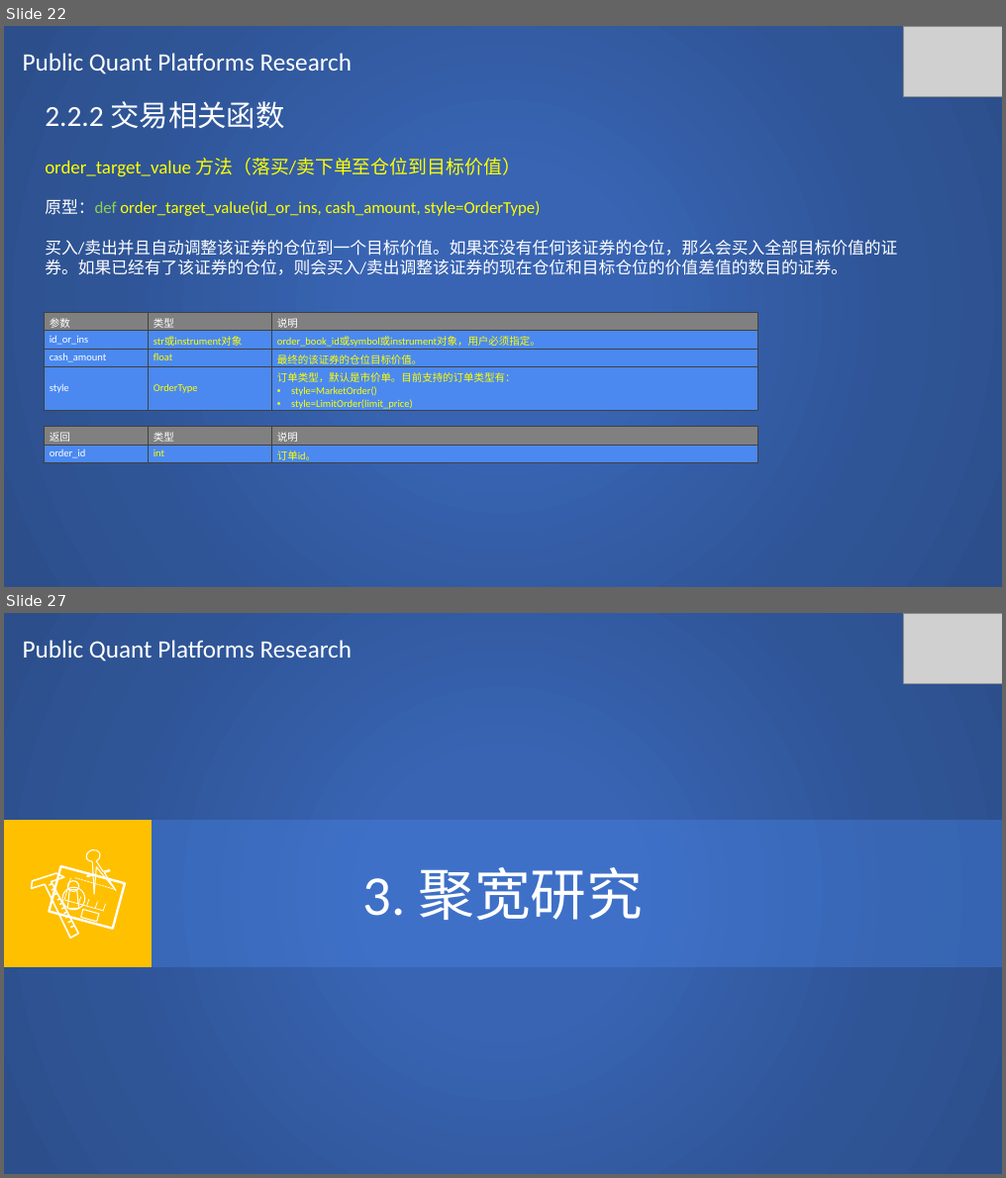
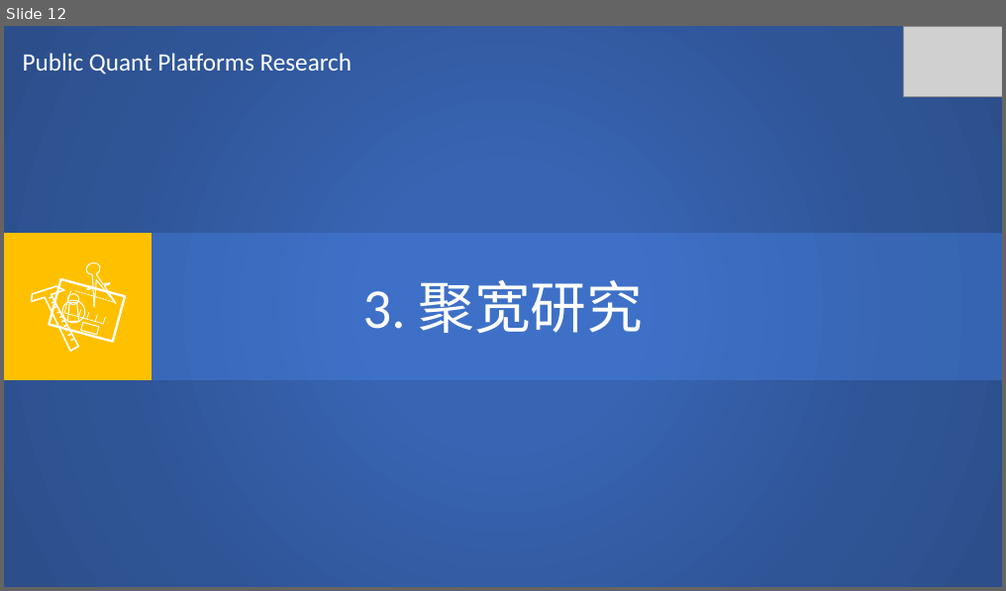
Before and after one commit to SCITLAS/Stellar, a slide deck: Stellar_0.1/documents/public_quant_platforms_research.pptx. Shown one above the other, each under a label of ours: slides 22 and 27 before the commit, slide 12 after it; the slides between them are not shown. The pictures are 1006x1178 and 1006x591 pixels, drawn with LibreOffice and Linux fonts; fonts in the diff are those of the drawing; grey boxes stand for pictures. Boxes give left, top, right and bottom in pixels: in the first picture for what was removed or moved away, otherwise in the second. Text is boxed around its words. In the diff, an @@ line names an element or a change of style, - is before the commit and + after.

Commit message:
Ricequant research 20% done

```diff
--- a/Stellar_0.1/documents/public_quant_platforms_research.pptx
+++ b/Stellar_0.1/documents/public_quant_platforms_research.pptx
@@ slide 22 removed at <box>4,26,1002,587</box>, background #FFFFFF @@
@@ rectangle removed at <box>4,26,1002,587</box> @@
@@ text removed at <box>23,53,351,75</box> @@
-Public Quant Platforms Research
@@ picture removed at <box>903,26,1002,96</box> @@
@@ text removed at <box>45,101,897,275</box> @@
-2.2.2 交易相关函数
-order_target_value 方法（落买/卖下单至仓位到目标价值）
-原型：def order_target_value(id_or_ins, cash_amount, style=OrderType)
-买入/卖出并且自动调整该证券的仓位到一个目标价值。如果还没有任何该证券的仓位，那么会买入全部目标价值的证券。如果已经有了该证券的仓位，则会买入/卖出调整该证券的现在仓位和目标仓位的价值差值的数目的证券。
@@ table removed at <box>44,313,758,413</box>, 4 rows, 3 columns @@
-参数 | 类型 | 说明
-id_or_ins | str或instrument对象 | order_book_id或symbol或instrument对象，用户必须指定。
-cash_amount | float | 最终的该证券的仓位目标价值。
-style | OrderType | 订单类型，默认是市价单。目前支持的订单类型有： / style=MarketOrder() / style=LimitOrder(limit_price)
@@ table removed at <box>44,427,758,465</box>, 2 rows, 3 columns @@
-返回 | 类型 | 说明
-order_id | int | 订单id。
@@ what was slide 27 is now slide 12 @@
```
Also in this commit, not shown: 3 slides changed, 18 other slides removed, 2 other files.
